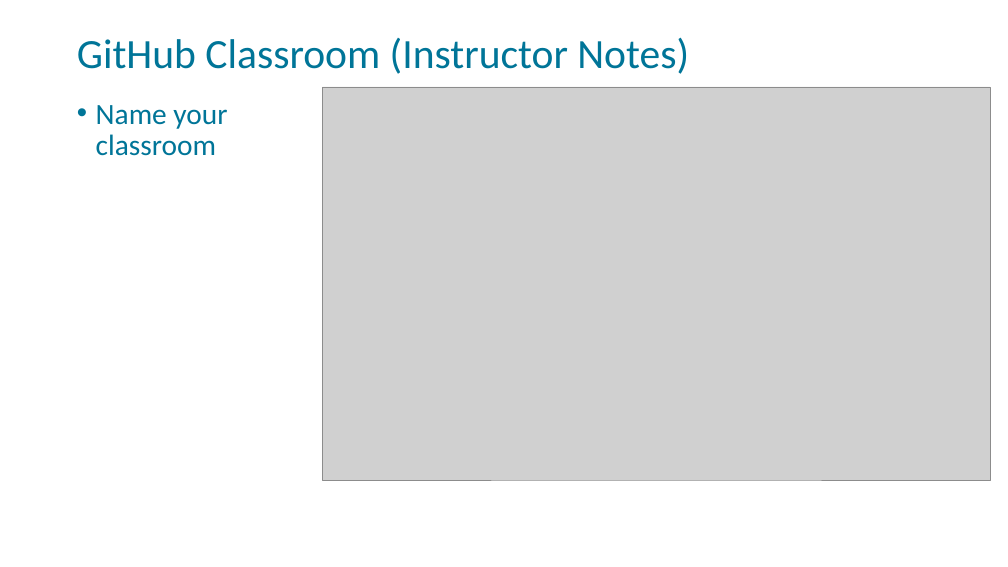
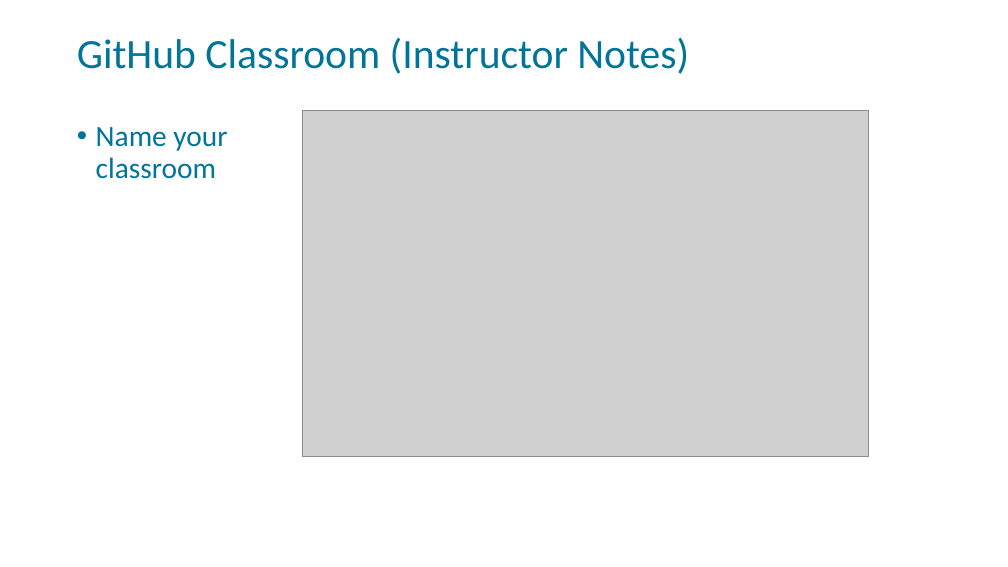
Before and after one commit to FSCJ-FacultyDev/SWC-Virtual-2023, a slide deck: slide 8 of slides/GitHubClassroom-Instructor.pptx. Drawn at 1008x567 pixels with LibreOffice and Linux fonts; fonts in the diff are those of the drawing; grey boxes stand for pictures; background and template pictures are left out. Boxes give left, top, right and bottom in pixels: in the first picture for what was removed or moved away, otherwise in the second. Text is boxed around its words. In the diff, an @@ line names an element or a change of style, - is before the commit and + after.

Commit message:
changed classroom name slide

```diff
--- a/slides/GitHubClassroom-Instructor.pptx
+++ b/slides/GitHubClassroom-Instructor.pptx
@@ text "Name your classroom": place and size @@
-text "Name your classroom" at (96,105,227,156)
+text "Name your classroom" at (96,127,227,179)
@@ picture: place and size @@
-picture at (323,87,991,480)
+picture at (302,110,869,457)
```
Also in this commit, not shown: 1 other slide changed.
